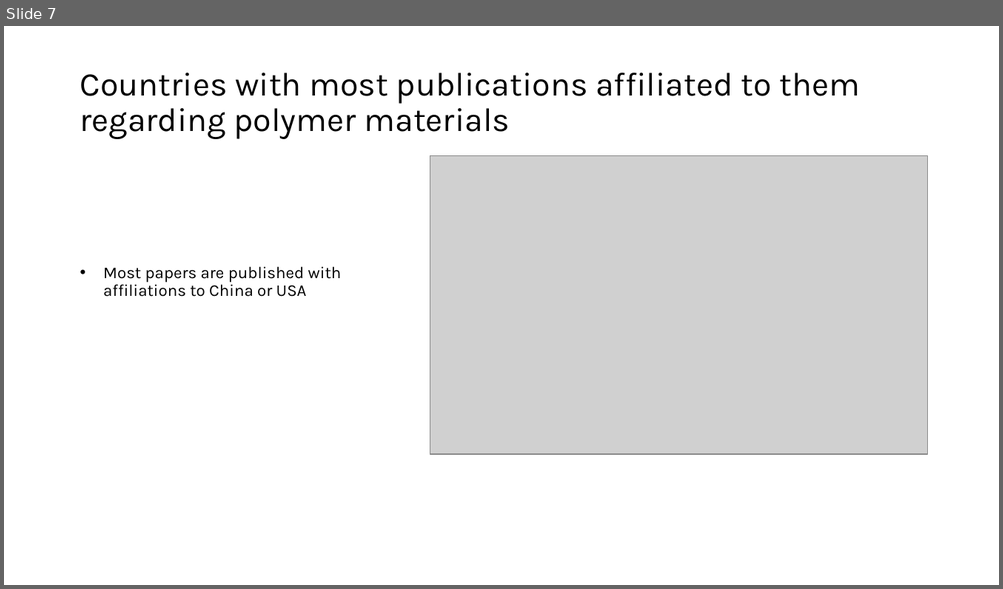
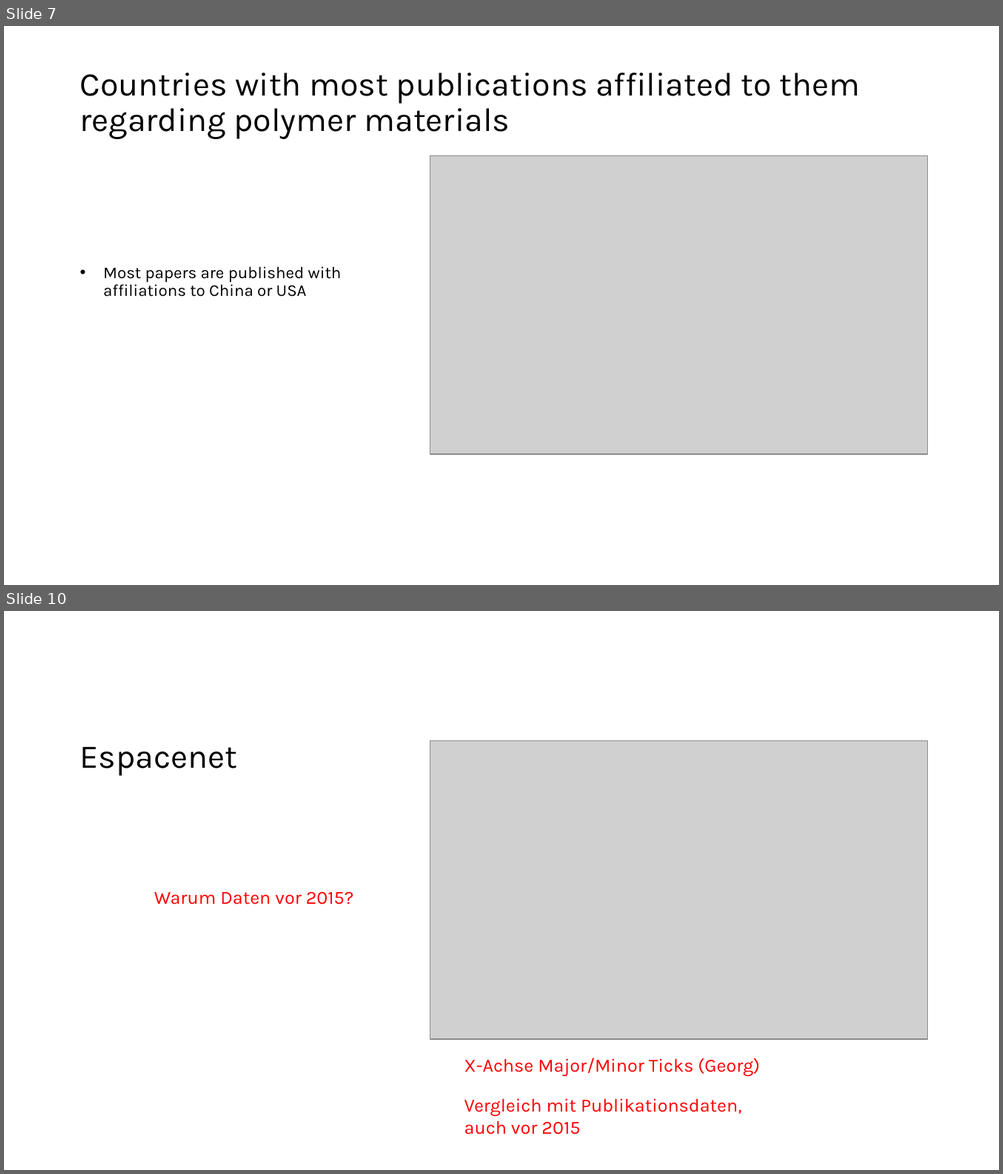
Before and after one commit to GMPuntigam/DataDrivenForesight, a slide deck: presentation/DataDrivenForesight.pptx. Shown one above the other, each under a label of ours: slide 7 before the commit, slides 7 and 10 after it; the slides between them are not shown. The pictures are 1003x589 and 1003x1174 pixels, drawn with LibreOffice and Linux fonts; fonts in the diff are those of the drawing; grey boxes stand for pictures. Boxes give left, top, right and bottom in pixels: in the first picture for what was removed or moved away, otherwise in the second. Text is boxed around its words. In the diff, an @@ line names an element or a change of style, - is before the commit and + after.

```diff
--- a/presentation/DataDrivenForesight.pptx
+++ b/presentation/DataDrivenForesight.pptx
@@ slide 10 added at (4,611,999,1170), background #FFFFFF @@
@@ picture added at (430,741,928,1039) @@
@@ title added at (80,747,238,776), 32 pt, text #000000 @@
+Espacenet
@@ text added at (154,892,354,905), 18 pt, text #FF0000 @@
+Warum Daten vor 2015?
@@ text added at (464,1058,760,1076), 18 pt, text #FF0000 @@
+X-Achse Major/Minor Ticks (Georg)
@@ text added at (464,1099,741,1135), 18 pt, text #FF0000 @@
+Vergleich mit Publikationsdaten, auch vor 2015
```
Also in this commit, not shown: 8 slides changed, 3 other slides added, 3 slides removed.
